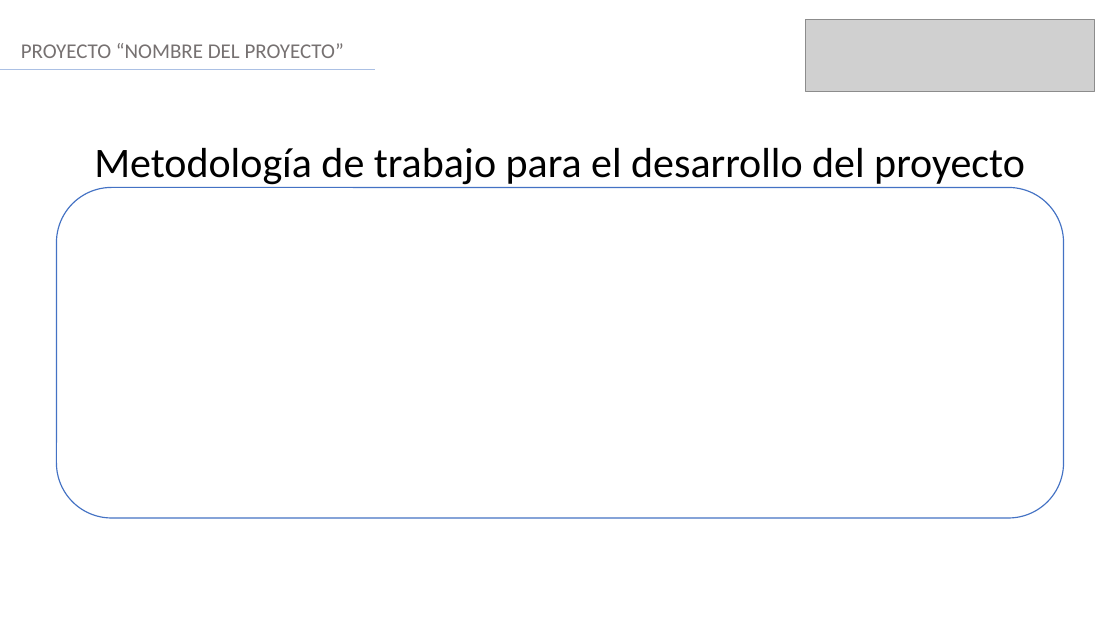
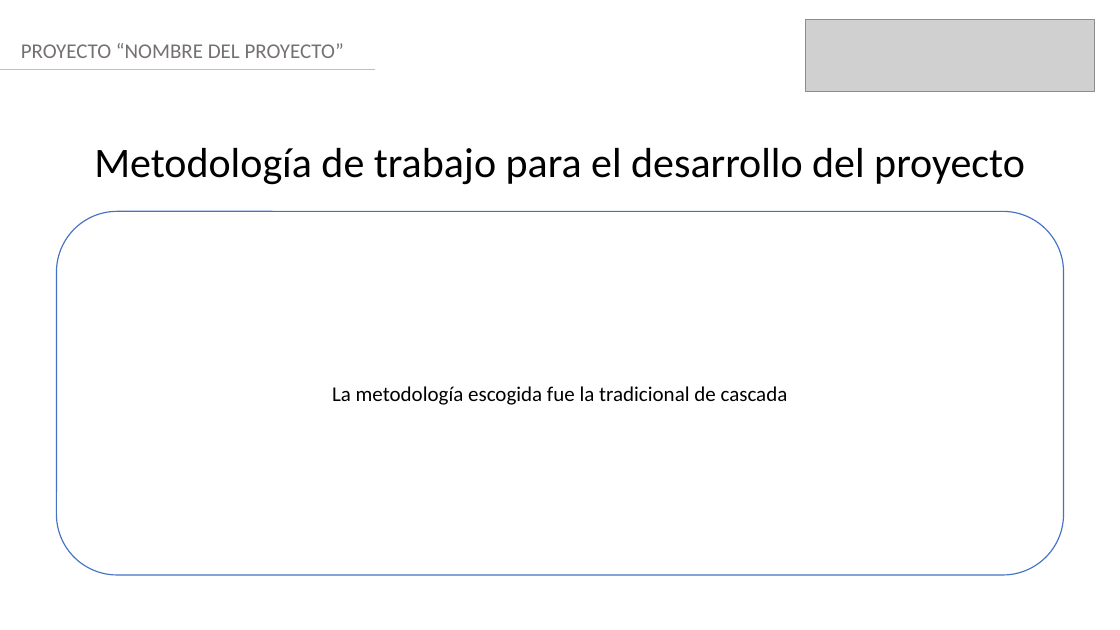
Before and after one commit to Lobo4zul/Proyecto_de_Titulo, a slide deck: slide 6 of Fase 2/Evidencia del proyecto/Formato Presentación final Portafolio.pptx. Drawn at 1120x630 pixels with LibreOffice and Linux fonts; fonts in the diff are those of the drawing; grey boxes stand for pictures. Boxes give left, top, right and bottom in pixels: in the first picture for what was removed or moved away, otherwise in the second. Text is boxed around its words. In the diff, an @@ line names an element or a change of style, - is before the commit and + after.

```diff
--- a/Fase 2/Evidencia del proyecto/Formato Presentación final Portafolio.pptx
+++ b/Fase 2/Evidencia del proyecto/Formato Presentación final Portafolio.pptx
@@ rounded rectangle "La metodología escogida fue la ...": place and size @@
-rounded rectangle "La metodología escogida fue la ..." at [56,187,1064,518]
+rounded rectangle "La metodología escogida fue la ..." at [56,212,1064,576]
@@ text in rounded rectangle at [332,386,788,405]: text added @@
+La metodología escogida fue la tradicional de cascada
```
Also in this commit, not shown: 10 other slides changed.
